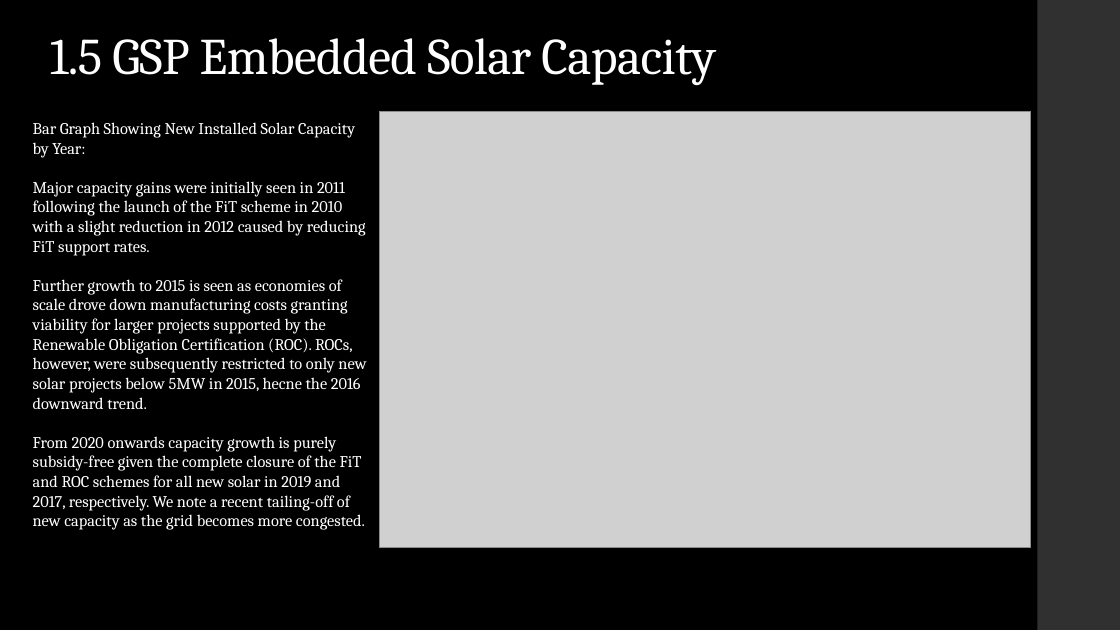
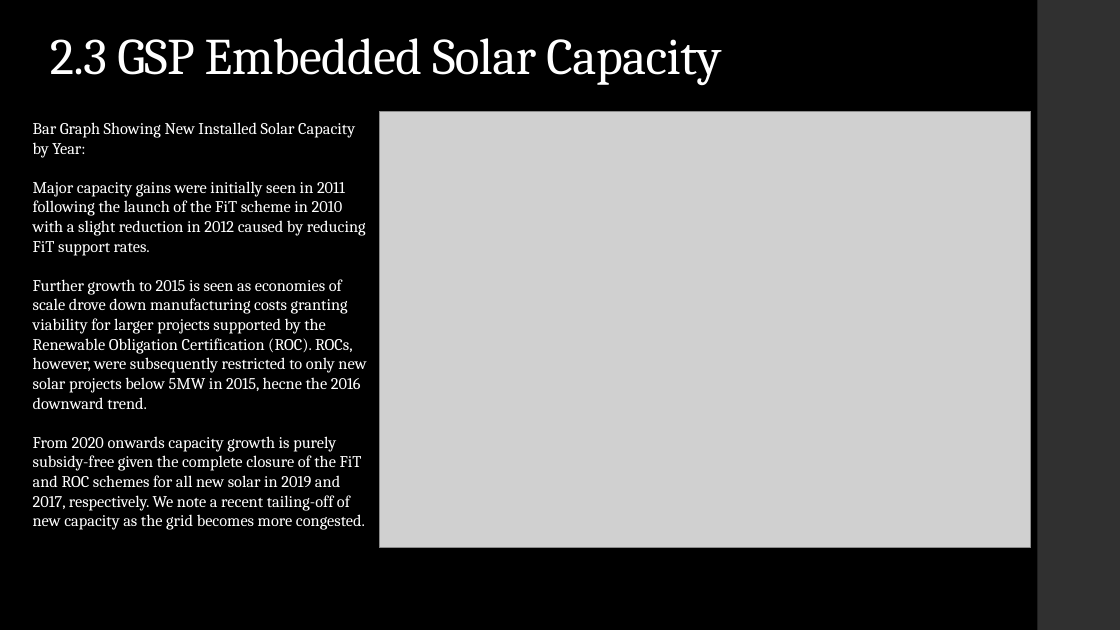
Before and after one commit to samhsforrest-collab/UK-Embedded-Solar-2026, a slide deck: slide 11 of presentation/UK Embedded Solar Generation.pptx (slide 7 before the commit). Drawn at 1120x630 pixels with LibreOffice and Linux fonts; fonts in the diff are those of the drawing; grey boxes stand for pictures. Boxes give left, top, right and bottom in pixels: in the first picture for what was removed or moved away, otherwise in the second. Text is boxed around its words. In the diff, an @@ line names an element or a change of style, - is before the commit and + after.

```diff
--- a/presentation/UK Embedded Solar Generation.pptx
+++ b/presentation/UK Embedded Solar Generation.pptx
@@ title at (x1=50, y1=38, x2=721, y2=85): text changed @@
-1.5 GSP Embedded Solar Capacity
+2.3 GSP Embedded Solar Capacity
```
Also in this commit, not shown: 9 other slides changed, 1 other file.
